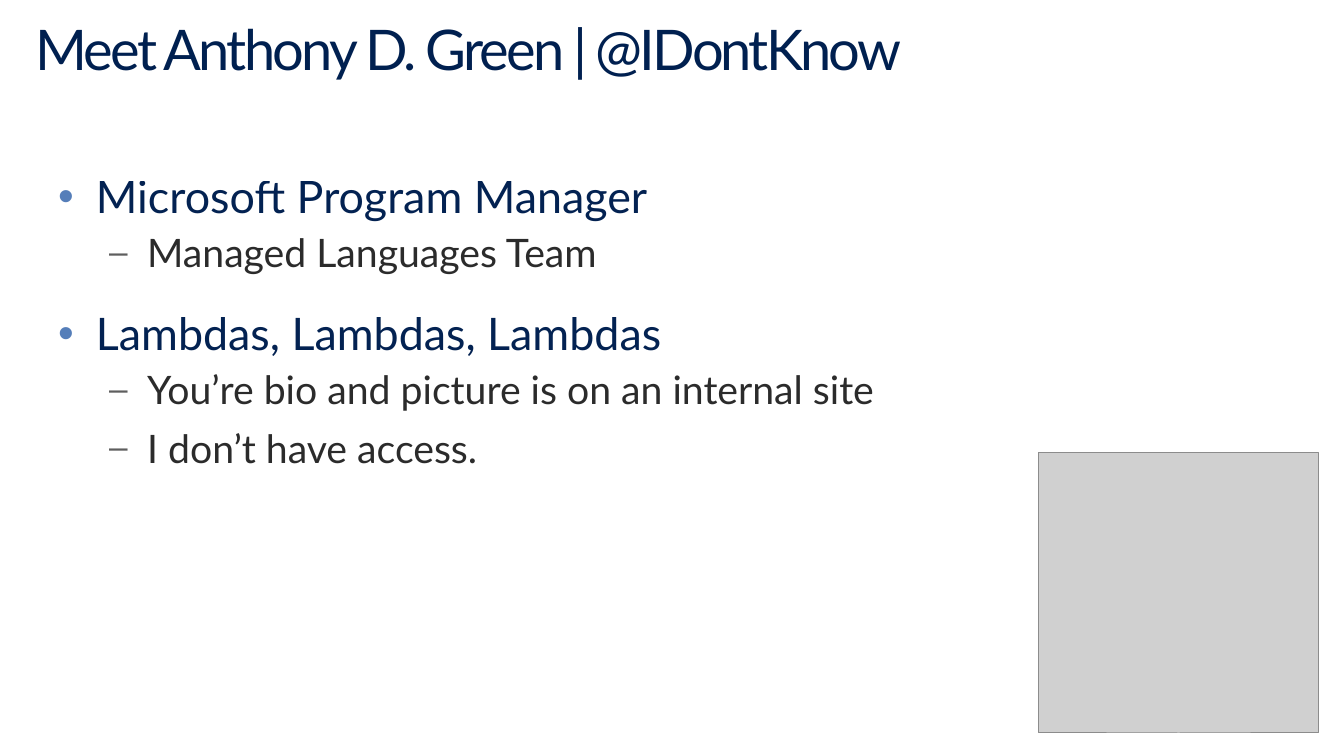
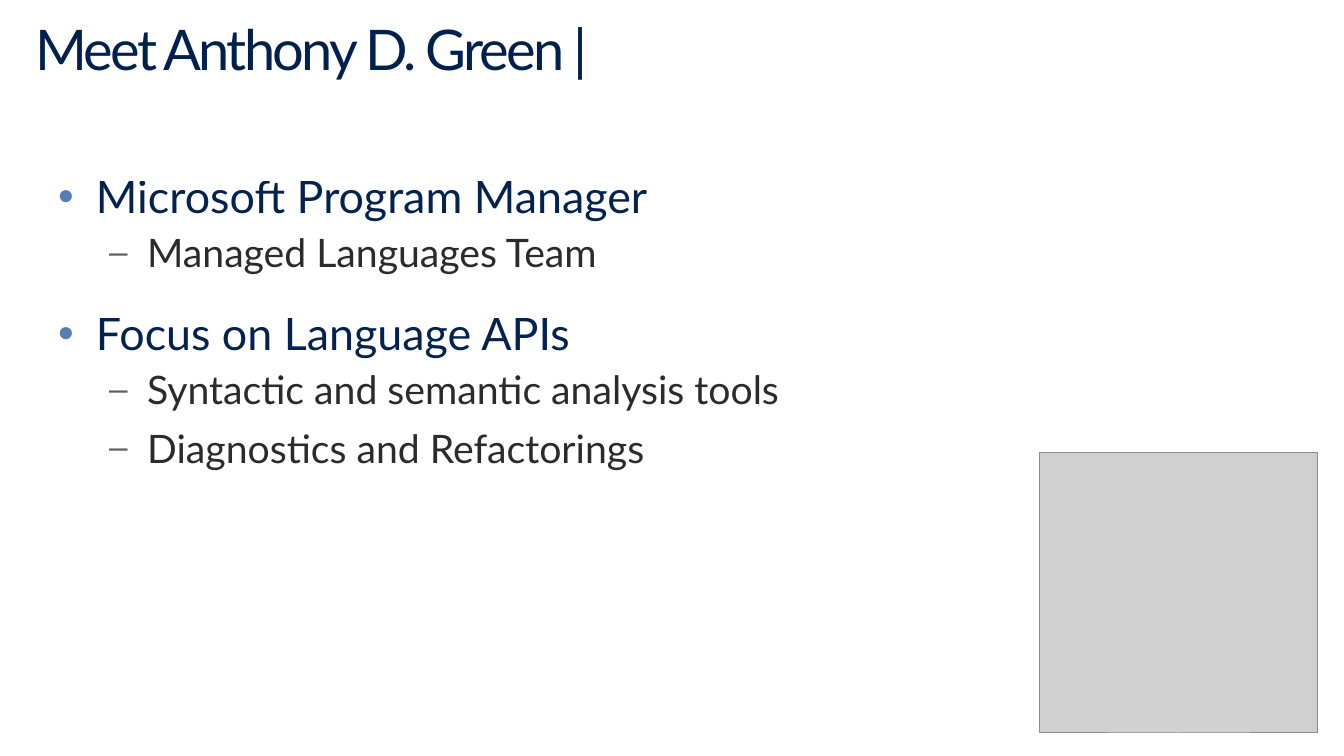
Before and after one commit to BillWagner/MVA-CSharp6, a slide deck: slide 3 of Slides/MVA-What'sNewC#6-Module2.pptx. Drawn at 1344x756 pixels with LibreOffice and Linux fonts; fonts in the diff are those of the drawing; grey boxes stand for pictures. Boxes give left, top, right and bottom in pixels: in the first picture for what was removed or moved away, otherwise in the second. Text is boxed around its words. In the diff, an @@ line names an element or a change of style, - is before the commit and + after.

Commit message:
Update slides

```diff
--- a/Slides/MVA-What'sNewC#6-Module2.pptx
+++ b/Slides/MVA-What'sNewC#6-Module2.pptx
@@ title at [36,28,565,80]: text changed @@
-Meet Anthony D. Green | @IDontKnow
+Meet Anthony D. Green |
@@ text at [96,318,779,470]: text changed @@
-• Lambdas, Lambdas, Lambdas
-  – You’re bio and picture is on an internal site
-  – I don’t have access.
+• Focus on Language APIs
+  – Syntactic and semantic analysis tools
+  – Diagnostics and Refactorings
```
Also in this commit, not shown: 4 other files.
